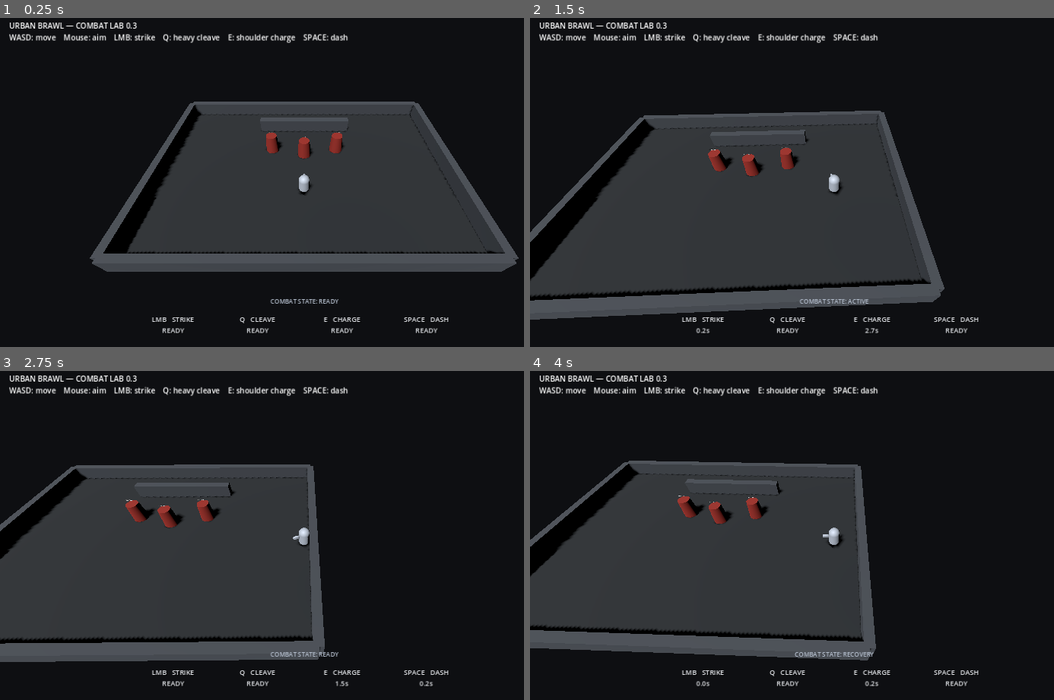
Above: before the commit, frames 1-4 (two rows, left to right).
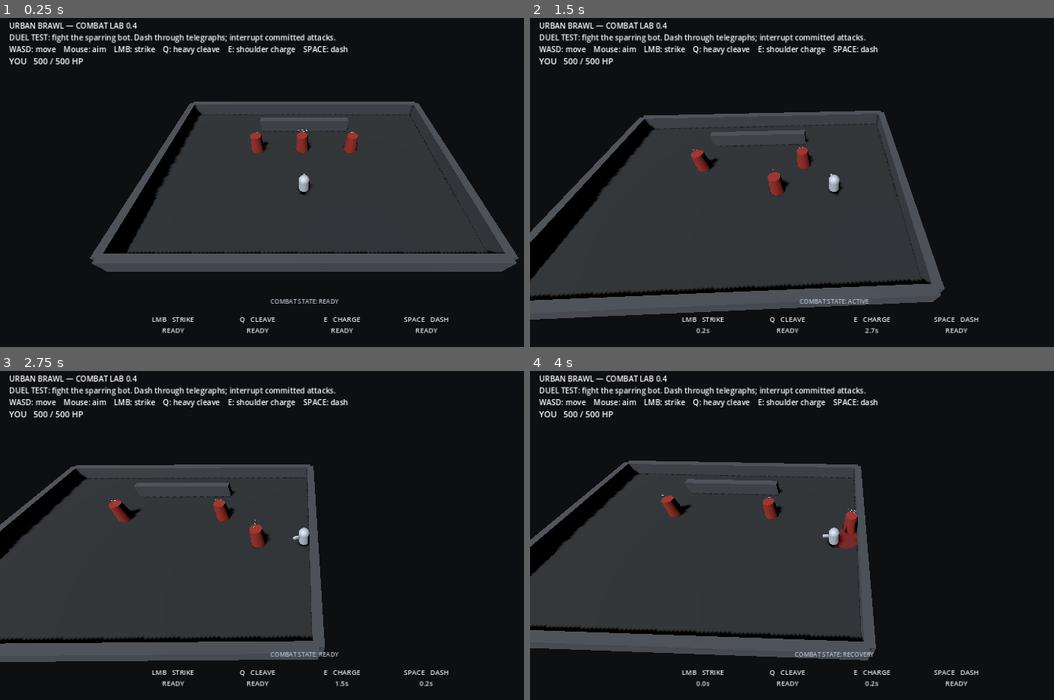
Above: after the commit, the same moments.

Repository: drok123/UrbanBrawl
Game: Godot game, scene res://scenes/arena/combat_lab.tscn
Same seed, same stepped clock (60 frames per second), same inputs: the game is played once before the commit and once after it.
Inputs (mouse positions are in pixels of both pictures, inside the frame that each line leads up to):
- Up to frame 1 (0.25 s): no input
- Up to frame 2 (1.5 s): move the mouse to (970, 166) at 0.52 s; hold D (move_right) 0.53-1.25 s; tap E (charge) at 0.6 s; click (970, 166) at 0.67 s; tap Q (cleave) at 0.8 s; drag from (713, 202) to (802, 251) at 1.27 s
- Up to frame 3 (2.75 s): move the mouse to (366, 459) at 2.02 s; hold D (move_right) from 2.03 s (still down); tap Space (dash) at 2.1 s; click (366, 459) at 2.17 s; tap E (charge) at 2.3 s
- Up to frame 4 (4 s): release D (move_right) at 2.75 s; drag from (802, 604) to (650, 486) at 2.77 s; move the mouse to (1017, 588) at 3.52 s; hold A (move_left) from 3.53 s (still down); tap E (charge) at 3.6 s; click (1017, 588) at 3.67 s; tap Space (dash) at 3.8 s

The runs differ from the first frame. In frame 1, 2.5% of the frame differs, in the area x 1-69%, y 1-43%; in frame 2, 2.8%; in frame 3, 2.9%; in frame 4, 3.0%, in the area x 1-67%, y 1-55%.
Error before the commit: Invalid assignment of property or key 'text' with value of type 'String' on a base object of type 'null instance'. (res://scripts/ui/combat_hud.gd:29)

Commit message:
Build Combat Lab 0.4 duel arena

Diff:
--- a/scenes/arena/combat_lab.tscn
+++ b/scenes/arena/combat_lab.tscn
@@ -1,9 +1,10 @@
-[gd_scene load_steps=18 format=3]
+[gd_scene load_steps=19 format=3]
 
 [ext_resource type="Script" path="res://scripts/movement/player_controller.gd" id="1_player"]
 [ext_resource type="Script" path="res://scripts/camera/top_down_camera.gd" id="2_camera"]
 [ext_resource type="Script" path="res://scripts/combat/training_dummy.gd" id="3_dummy"]
 [ext_resource type="Script" path="res://scripts/ui/combat_hud.gd" id="4_hud"]
+[ext_resource type="Script" path="res://scripts/combat/sparring_bot.gd" id="5_bot"]
 
 [sub_resource type="StandardMaterial3D" id="FloorMaterial"]
 albedo_color = Color(0.16, 0.175, 0.19, 1)
@@ -138,24 +139,25 @@
 scale = Vector3(0.2, 0.2, 0.65)
 mesh = SubResource("PlayerMesh")
 
-[node name="DummyA" type="CharacterBody3D" parent="."]
-position = Vector3(0, 0.9, -2.0)
-script = ExtResource("3_dummy")
-
-[node name="Mesh" type="MeshInstance3D" parent="DummyA"]
+[node name="SparringBot" type="CharacterBody3D" parent="."]
+position = Vector3(0, 0.9, -3.6)
+script = ExtResource("5_bot")
+target_path = NodePath("../Player")
+
+[node name="Mesh" type="MeshInstance3D" parent="SparringBot"]
 mesh = SubResource("DummyMesh")
 
-[node name="Collision" type="CollisionShape3D" parent="DummyA"]
+[node name="Collision" type="CollisionShape3D" parent="SparringBot"]
 shape = SubResource("DummyShape")
 
-[node name="HealthLabel" type="Label3D" parent="DummyA"]
-position = Vector3(0, 1.35, 0)
+[node name="HealthLabel" type="Label3D" parent="SparringBot"]
+position = Vector3(0, 1.45, 0)
 font_size = 28
 outline_size = 6
-text = "300 / 300"
+text = "SPARRING BOT\n500 / 500"
 
 [node name="DummyB" type="CharacterBody3D" parent="."]
-position = Vector3(-3.4, 0.9, -2.8)
+position = Vector3(-5.0, 0.9, -2.8)
 script = ExtResource("3_dummy")
 
 [node name="Mesh" type="MeshInstance3D" parent="DummyB"]
@@ -171,7 +173,7 @@
 text = "300 / 300"
 
 [node name="DummyC" type="CharacterBody3D" parent="."]
-position = Vector3(3.4, 0.9, -2.8)
+position = Vector3(5.0, 0.9, -2.8)
 script = ExtResource("3_dummy")
 
 [node name="Mesh" type="MeshInstance3D" parent="DummyC"]
@@ -197,10 +199,10 @@
 [node name="Instructions" type="Label" parent="HUD"]
 offset_left = 24.0
 offset_top = 20.0
-offset_right = 980.0
+offset_right = 1120.0
 offset_bottom = 108.0
 theme_override_font_sizes/font_size = 20
-text = "URBAN BRAWL — COMBAT LAB 0.3\nWASD: move    Mouse: aim    LMB: strike    Q: heavy cleave    E: shoulder charge    SPACE: dash"
+text = "URBAN BRAWL — COMBAT LAB 0.4\nDUEL TEST: fight the sparring bot. Dash through telegraphs; interrupt committed attacks.\nWASD: move    Mouse: aim    LMB: strike    Q: heavy cleave    E: shoulder charge    SPACE: dash"
 
 [node name="CombatHUD" type="Control" parent="HUD"]
 layout_mode = 3
@@ -213,6 +215,14 @@
 script = ExtResource("4_hud")
 player_path = NodePath("../../Player")
 
+[node name="Health" type="Label" parent="HUD/CombatHUD"]
+offset_left = 24.0
+offset_top = 112.0
+offset_right = 340.0
+offset_bottom = 148.0
+theme_override_font_sizes/font_size = 22
+text = "YOU   500 / 500 HP"
+
 [node name="Phase" type="Label" parent="HUD/CombatHUD"]
 offset_left = 620.0
 offset_top = 748.0
